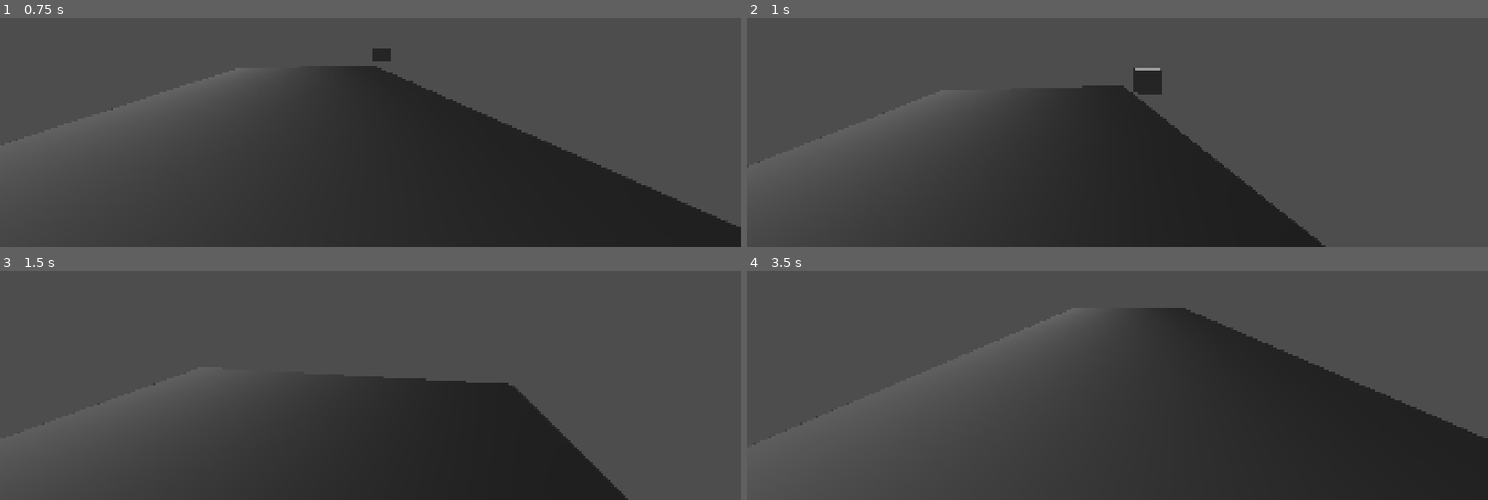
Above: before the commit, frames 1-4 (two rows, left to right).
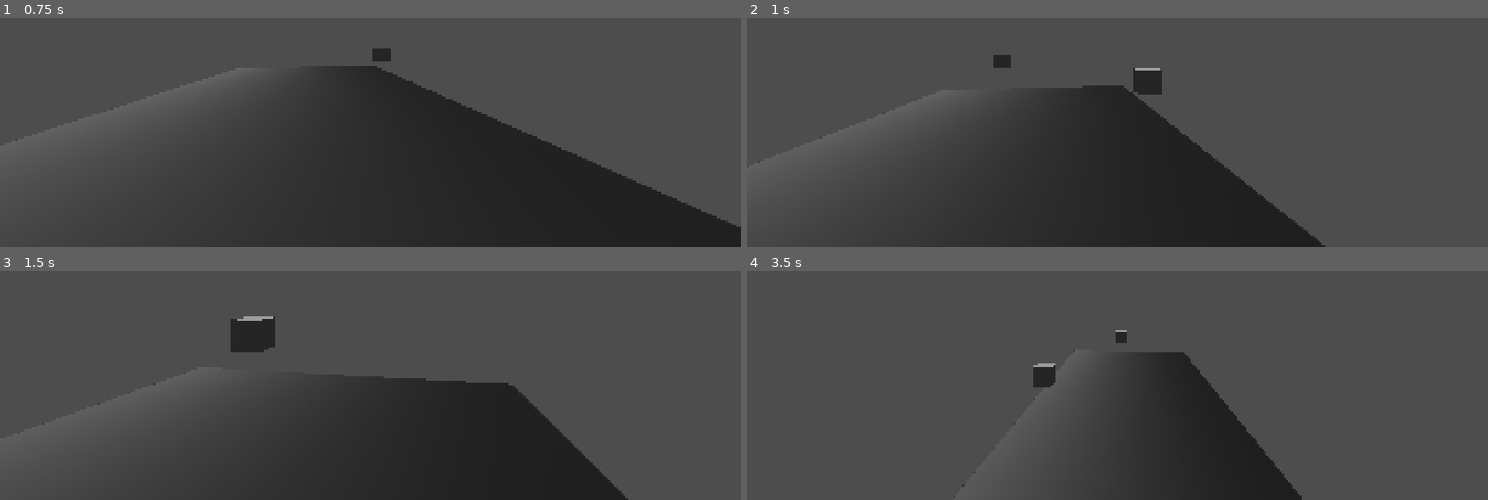
Above: after the commit, the same moments.

Repository: ZaneWallace20/WuLUG-Godot
Game: Godot game, scene res://Scenes/main.tscn
Same seed, same stepped clock (60 frames per second), same inputs: the game is played once before the commit and once after it.
Inputs (mouse positions are in pixels of both pictures, inside the frame that each line leads up to):
- Up to frame 1 (0.75 s): move the mouse to (407, 38) at 0.52 s; hold W (up) from 0.53 s (still down); hold Shift (run) from 0.53 s (still down)
- Up to frame 2 (1 s): keep holding W (up); keep holding Shift (run); tap Space (jump) at 0.77 s
- Up to frame 3 (1.5 s): keep holding W (up); move the mouse to (333, 293) at 1.27 s; release Shift (run) at 1.28 s; tap Shift (run) at 1.35 s
- Up to frame 4 (3.5 s): keep holding W (up); tap Space (jump) at 1.52, 3.02 s; move the mouse to (1132, 284) at 2.02 s; hold Shift (run) 2.03-2.78 s; tap Enter at 2.75 s; move the mouse to (1110, 298) at 2.77 s; tap Shift (run) at 2.85 s

Frame 1 is identical in both runs. In frame 2, 0.1% of the frame differs, in the area x 33-36%, y 16-22%; in frame 3, 0.9%; in frame 4, 19%, in the area x 27-100%, y 16-100%.
Error before the commit: Attempt to call function 'instantiate' in base 'null instance' on a null instance. (res://Scripts/main.gd:12)

Commit message:
Update main.gd
forgot to change this path

Diff:
--- a/Scripts/main.gd
+++ b/Scripts/main.gd
@@ -9,7 +9,7 @@
 @onready var spawn_timer: Timer = $SpawnTimer
 
 # grab the block scene for use later
-var block = load("res://block.tscn").instantiate()
+var block = load("res://Scenes/block.tscn").instantiate()
 
 # 'export' lets us edit this var from the editor
 
